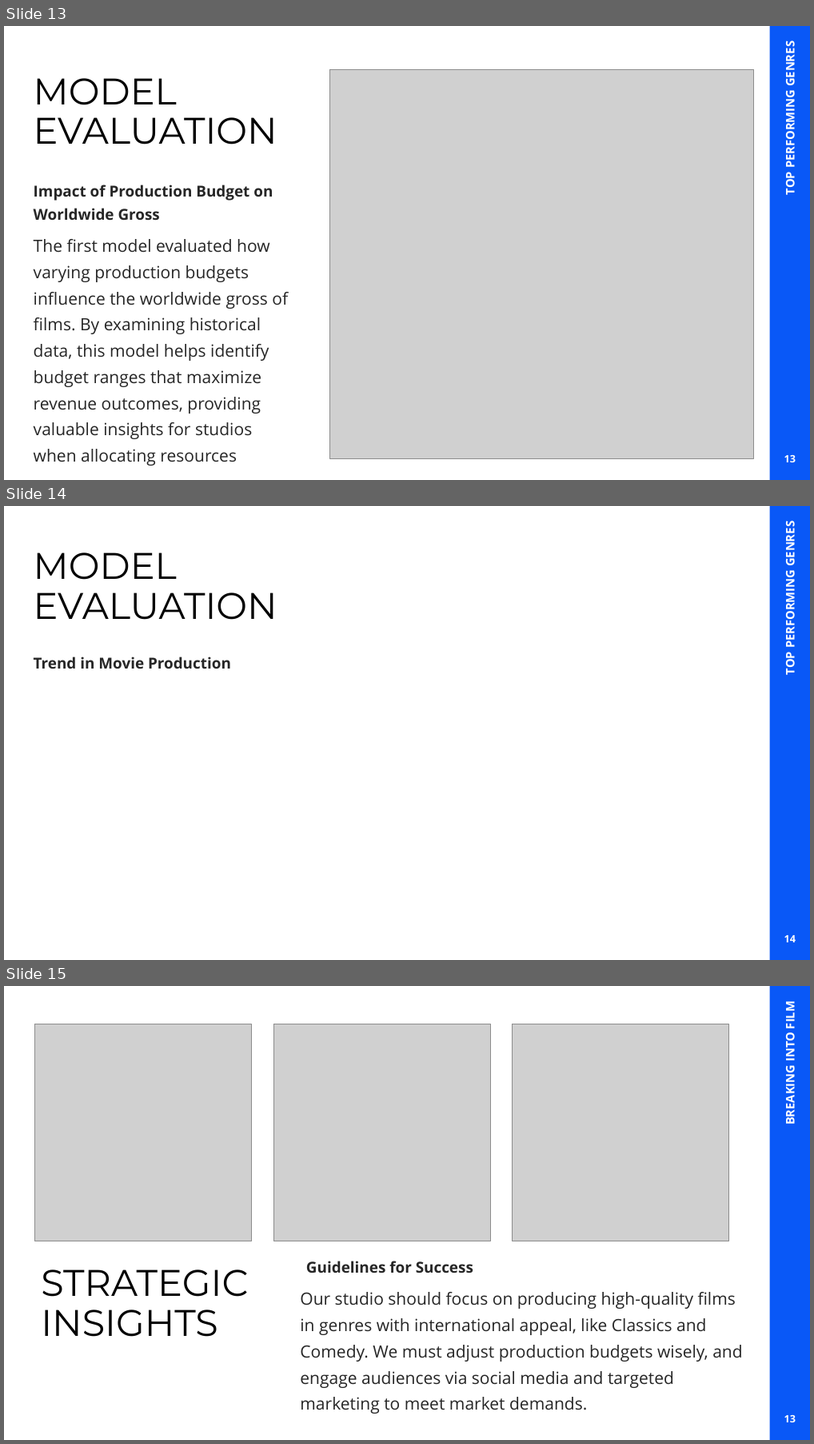
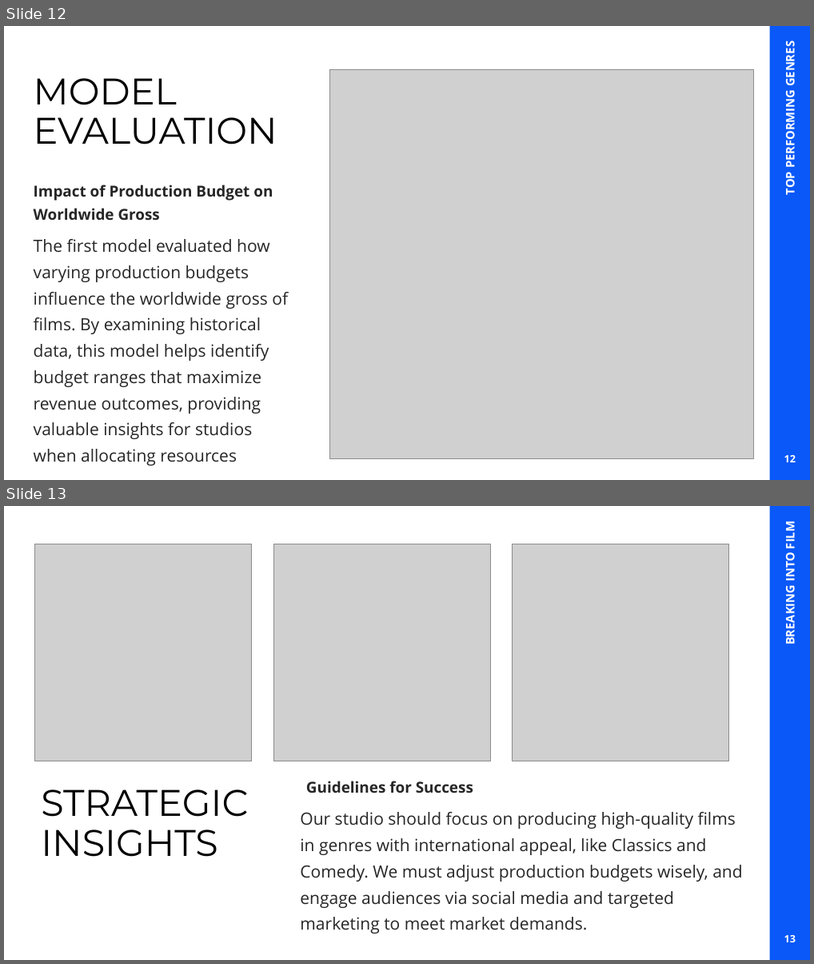
Before and after one commit to mikabenson/PHASE2_PROJECT-inferential-statistics-, a slide deck: Phase 2 Project_Group 5.pptx. Shown one above the other, each under a label of ours: slides 13, 14 and 15 before the commit, slides 12 and 13 after it. The pictures are 814x1444 and 814x964 pixels, drawn with LibreOffice and Linux fonts; fonts in the diff are those of the drawing; grey boxes stand for pictures. Boxes give left, top, right and bottom in pixels: in the first picture for what was removed or moved away, otherwise in the second. Text is boxed around its words. In the diff, an @@ line names an element or a change of style, - is before the commit and + after.

```diff
--- a/Phase 2 Project_Group 5.pptx
+++ b/Phase 2 Project_Group 5.pptx
@@ slide 14 removed at [4,506,810,960], background #FFFFFF; not listed: 1 template element that a slide beside it also shows @@
@@ text removed at [782,525,798,675] @@
-TOP PERFORMING GENRES
@@ title removed at [34,552,278,620] @@
-MODEL EVALUATION
@@ text removed at [34,656,231,668] @@
-Trend in Movie Production
@@ page number removed at [785,935,797,942] @@
-14
@@ what was slide 13 is now slide 12 @@
@@ what was slide 15 is now slide 13 @@
```
Also in this commit, not shown: 2 slides changed, 1 other slide removed, 9 other files.
